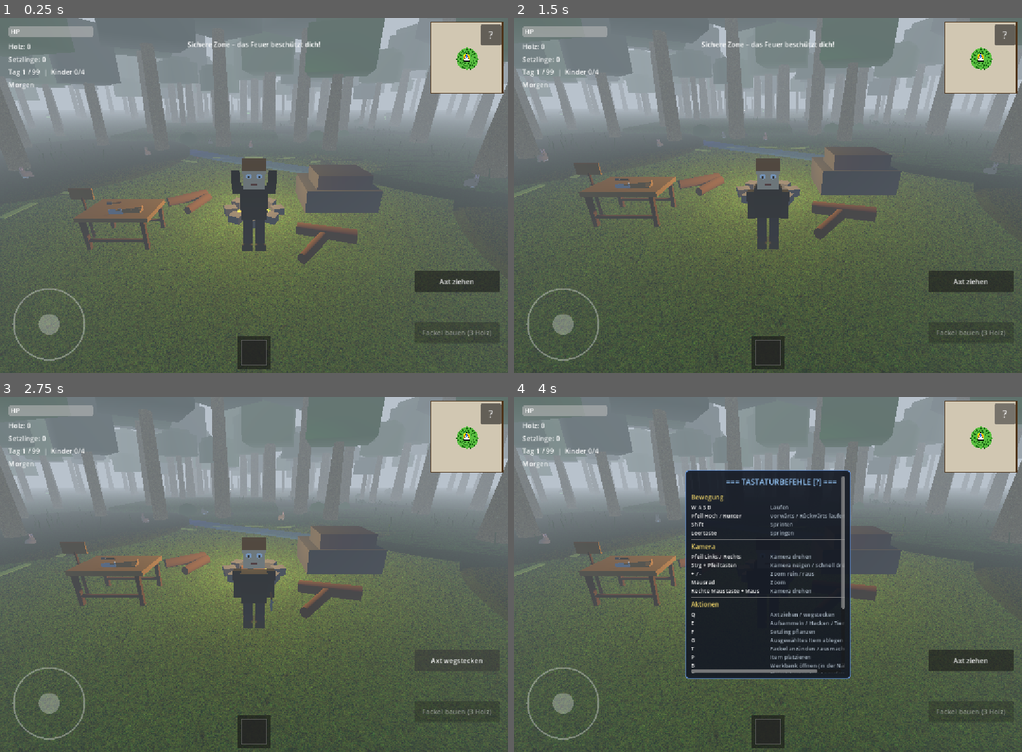
Above: before the commit, frames 1-4 (two rows, left to right).
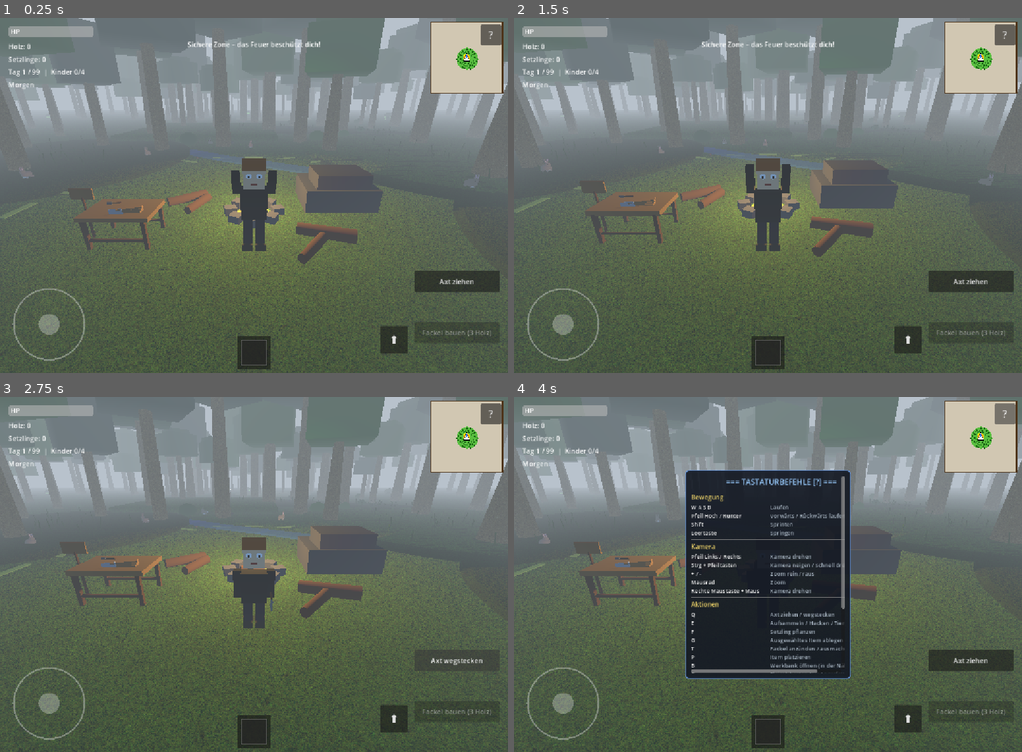
Above: after the commit, the same moments.

Repository: thieso2/99JahreImWald
Game: Godot game, scene res://scenes/main.tscn
The game is run twice, just before and just after one commit, with the same random seed, the same clock (stepped at 60 frames per second) and the same inputs.
Inputs (mouse positions are in pixels of both pictures, inside the frame that each line leads up to):
- Up to frame 1 (0.25 s): no input
- Up to frame 2 (1.5 s): click (910, 341) at 0.5 s, where only the run after the commit has a clickable "⬆"; tap Enter at 1.25 s; drag from (768, 351) to (818, 117) at 1.27 s
- Up to frame 3 (2.75 s): click "Axt ziehen" at 2 s
- Up to frame 4 (4 s): click "Axt wegstecken" at 2.75 s; click "?" at 3.5 s

The runs differ from the first frame. In frame 1, 0.4% of the frame differs, in the area x 74-81%, y 86-95%; in frame 2, 11%, in the area x 0-100%, y 0-100%; in frame 3, 0.4%; in frame 4, 0.4%.

Commit message:
iPad-Touch: Rennen per Joystick-Vollausschlag, Sprung-Button, Kind retten
- Joystick voll ausgelenkt = Sprinten (wie Shift am PC)
- Neuer ⬆-Sprung-Button unten rechts
- Aufsammeln-Button rettet auch Kinder (kontextabhängiger Text)

Co-Authored-By: Claude Fable 5 <noreply@anthropic.com>
Entire-Checkpoint: 73362d2588c2

Diff:
--- a/scripts/game_manager.gd
+++ b/scripts/game_manager.gd
@@ -489,7 +489,15 @@
 		_show_message("Ziehe zuerst deine Axt! [Q]", 1.5)
 
 
+func _on_jump_pressed() -> void:
+	if player.is_on_floor():
+		player.velocity.y = player.jump_force
+
+
 func _on_pickup_pressed() -> void:
+	# Touch-Button: erst Kind retten, dann Items aufsammeln
+	if _try_rescue_child():
+		return
 	_try_pickup_nearby()
 
 
@@ -613,6 +621,21 @@
 	workbench_button.pressed.connect(_on_workbench_button_pressed)
 	hud.add_child(workbench_button)
 
+	# Sprung-Button: unten rechts neben dem Button-Stapel, immer sichtbar
+	var jump_button := Button.new()
+	jump_button.text = "⬆"
+	jump_button.anchor_left = 1.0
+	jump_button.anchor_top = 1.0
+	jump_button.anchor_right = 1.0
+	jump_button.anchor_bottom = 1.0
+	jump_button.offset_left = -300.0
+	jump_button.offset_top = -110.0
+	jump_button.offset_right = -236.0
+	jump_button.offset_bottom = -46.0
+	jump_button.add_theme_font_size_override("font_size", 26)
+	jump_button.pressed.connect(_on_jump_pressed)
+	hud.add_child(jump_button)
+
 	# Hilfe-Button: oben rechts, immer sichtbar
 	help_button = Button.new()
 	help_button.text = "?"
@@ -650,7 +673,7 @@
 	harvest_button.visible = near_tree and player.axe_active
 	harvest_button.text = "Baum hacken [E]"
 
-	# Pickup-Button: sichtbar wenn Items in der Nähe
+	# Pickup-Button: sichtbar wenn Items ODER ein Kind in der Nähe
 	var near_item := false
 	var items: Array = _find_dropped_items()
 	for item in items:
@@ -658,7 +681,13 @@
 		if dist < 3.0:
 			near_item = true
 			break
-	pickup_button.visible = near_item
+	var near_child := false
+	for lost_child in get_tree().get_nodes_in_group("lost_child"):
+		if player.global_position.distance_to(lost_child.global_position) < 3.0:
+			near_child = true
+			break
+	pickup_button.visible = near_item or near_child
+	pickup_button.text = "Kind retten [E]" if near_child else "Aufsammeln [E]"
 
 	# Drop-Button: sichtbar wenn Inventar nicht leer
 	drop_button.visible = player.inventory.size() > 0
--- a/scripts/player.gd
+++ b/scripts/player.gd
@@ -78,7 +78,8 @@
 
 	# Input sammeln (Joystick oder Tastatur)
 	var input_dir := Vector2.ZERO
-	var shift_held := Input.is_key_pressed(KEY_SHIFT)
+	# Sprinten: Shift-Taste ODER Joystick voll ausgelenkt (iPad)
+	var shift_held := Input.is_key_pressed(KEY_SHIFT) or joystick_direction.length() > 0.92
 
 	if joystick_direction.length() > 0.1:
 		input_dir = joystick_direction
Not shown, changed: PROGRESS.md
Not shown, changed: README.md
